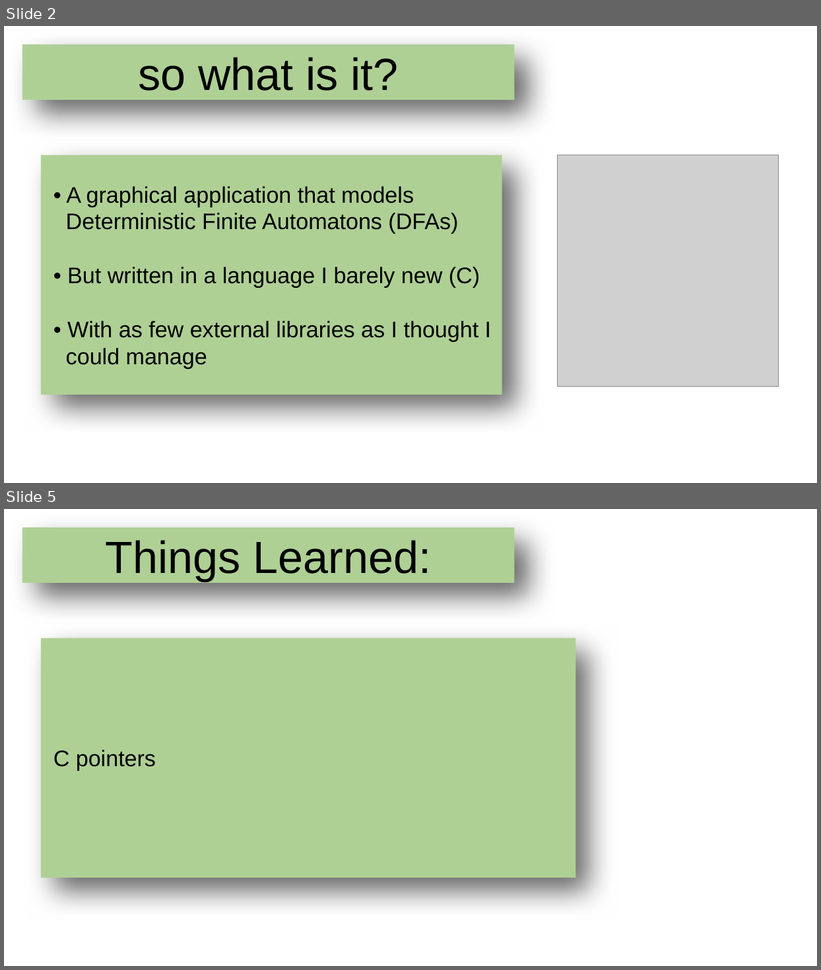
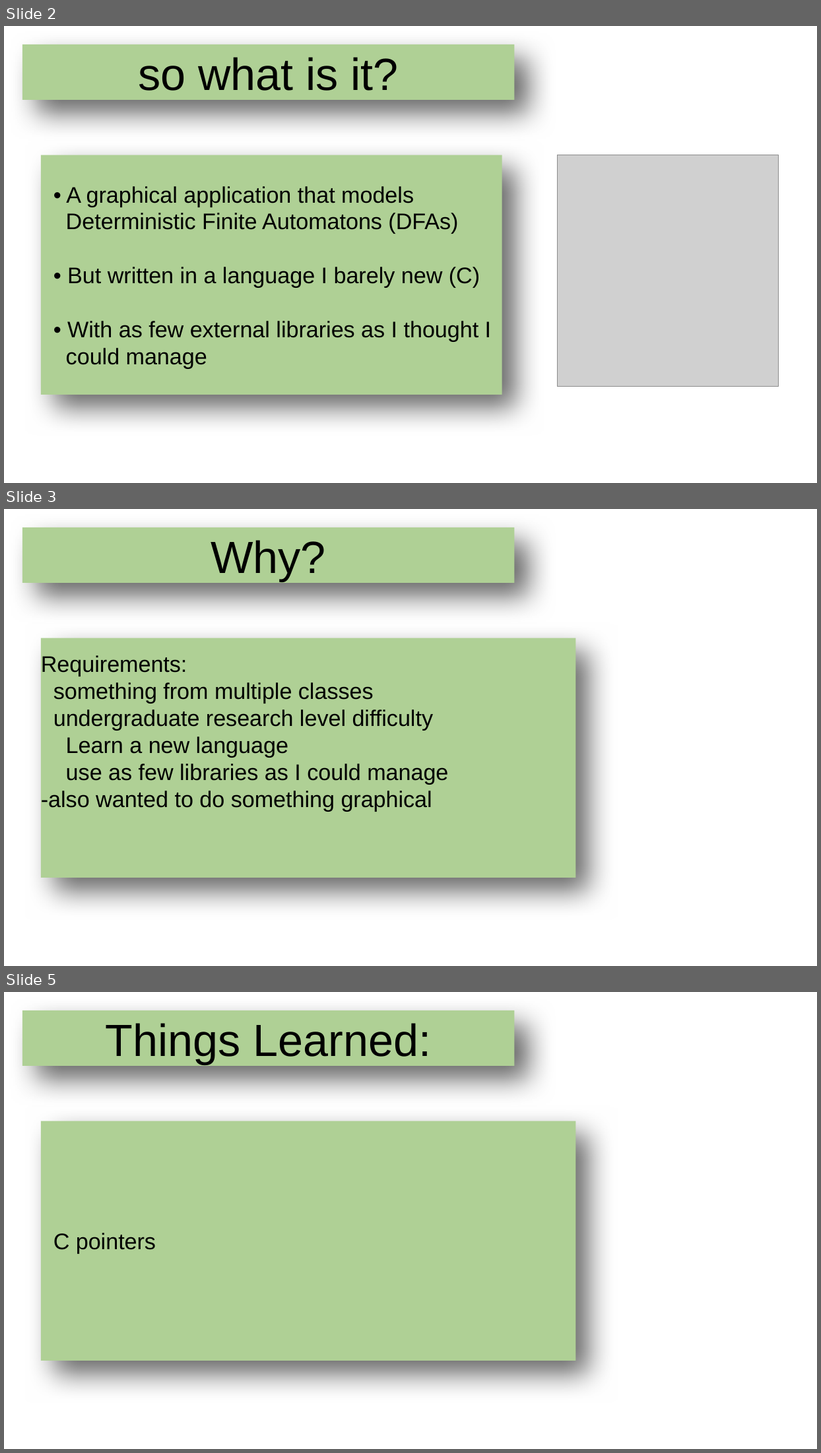
Before and after one commit to echoofskyz/ugrproj, a slide deck: docs/presentation.odp. Shown one above the other, each under a label of ours: slides 2 and 5 before the commit, slides 2, 3 and 5 after it; the slides between them are not shown. The pictures are 821x970 and 821x1453 pixels, drawn with LibreOffice and Linux fonts; fonts in the diff are those of the drawing; grey boxes stand for pictures; background and template pictures are left out. Boxes give left, top, right and bottom in pixels: in the first picture for what was removed or moved away, otherwise in the second. Text is boxed around its words. In the diff, an @@ line names an element or a change of style, - is before the commit and + after.

```diff
--- a/docs/presentation.odp
+++ b/docs/presentation.odp
@@ slide 3 added at box(4, 509, 817, 966), background picture (left out) @@
@@ title added at box(22, 527, 515, 583), fill #AFD095, 44 pt, text #000000 @@
+Why?
@@ title added at box(41, 638, 576, 878), fill #AFD095, 22 pt, text #000000 @@
+Requirements:
+something from multiple classes
+undergraduate research level difficulty
+Learn a new language
+use as few libraries as I could manage
+-also wanted to do something graphical
```
Also in this commit, not shown: 2 slides changed, 2 other slides added, 2 slides removed, 1 other file.
